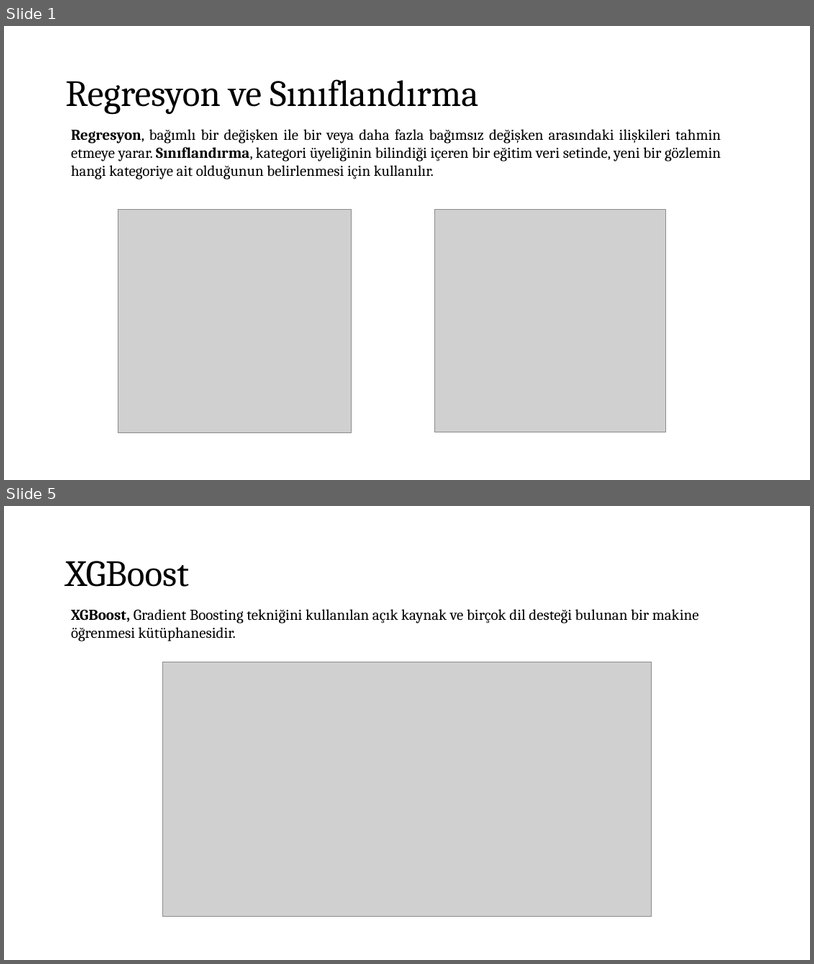
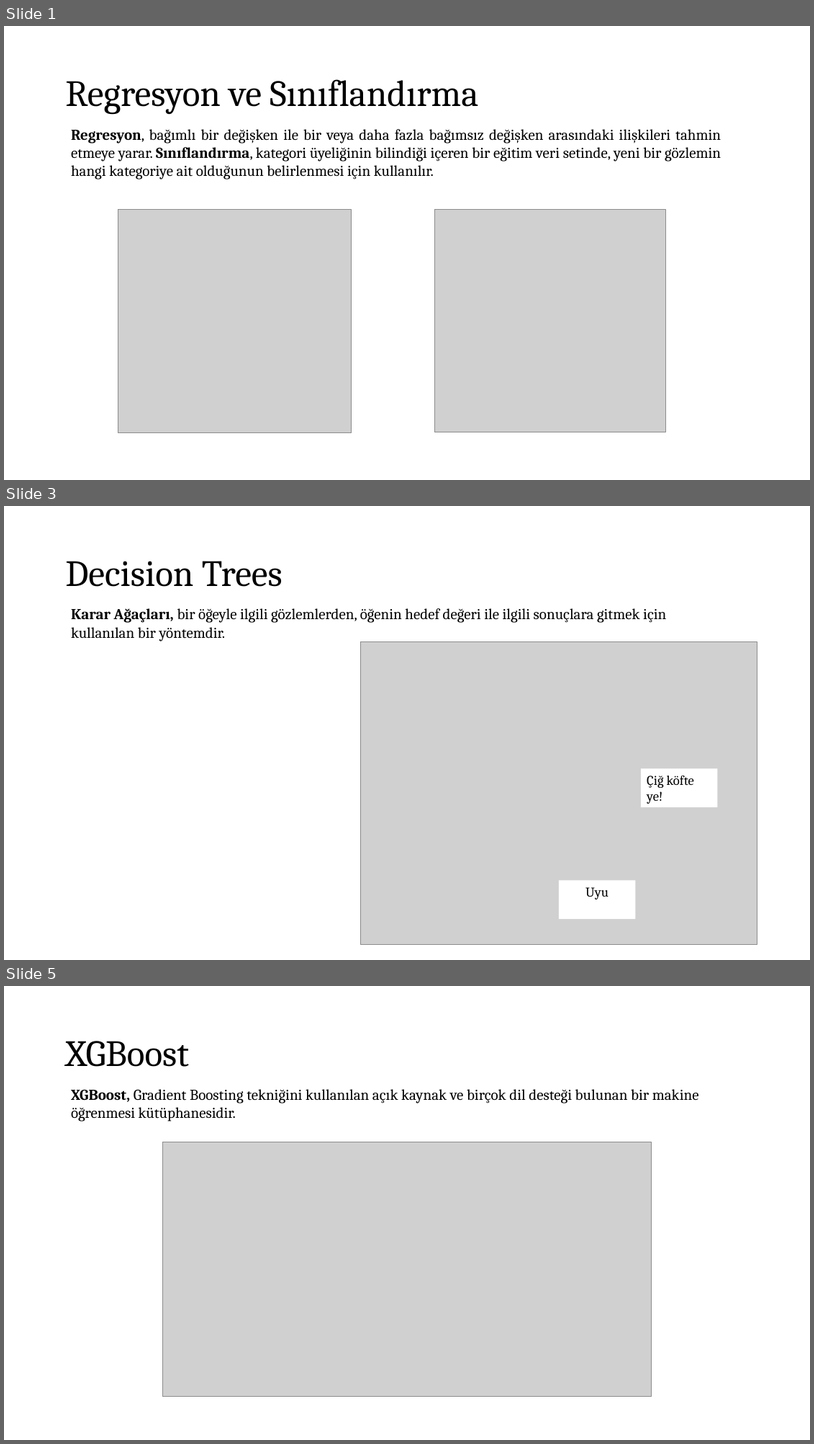
Before and after one commit to KutayAkalin/zemin_istanbul, a slide deck: img/decision_trees.pptx. Shown one above the other, each under a label of ours: slides 1 and 5 before the commit, slides 1, 3 and 5 after it; the slides between them are not shown. The pictures are 814x964 and 814x1444 pixels, drawn with LibreOffice and Linux fonts; fonts in the diff are those of the drawing; grey boxes stand for pictures. Boxes give left, top, right and bottom in pixels: in the first picture for what was removed or moved away, otherwise in the second. Text is boxed around its words. In the diff, an @@ line names an element or a change of style, - is before the commit and + after.

```diff
--- a/img/decision_trees.pptx
+++ b/img/decision_trees.pptx
@@ slide 3 added at [4, 506, 810, 960], background #FFFFFF @@
@@ title added at [65, 561, 283, 587], 44 pt, text #000000 @@
+Decision Trees
@@ text added at [71, 608, 666, 641], 18 pt, text #000000 @@
+Karar Ağaçları, bir öğeyle ilgili gözlemlerden, öğenin hedef değeri ile ilgili sonuçlara gitmek için kullanılan bir yöntemdir.
@@ picture added at [360, 641, 758, 944] @@
@@ rectangle added at [642, 769, 718, 807], fill #FFFFFF, 16 pt, text #000000 @@
+Çiğ köfte ye!
@@ rectangle added at [559, 880, 636, 919], fill #FFFFFF, 16 pt, text #000000 @@
+Uyu
```
Also in this commit, not shown: 1 slide changed, 1 other slide added, 2 slides removed.
